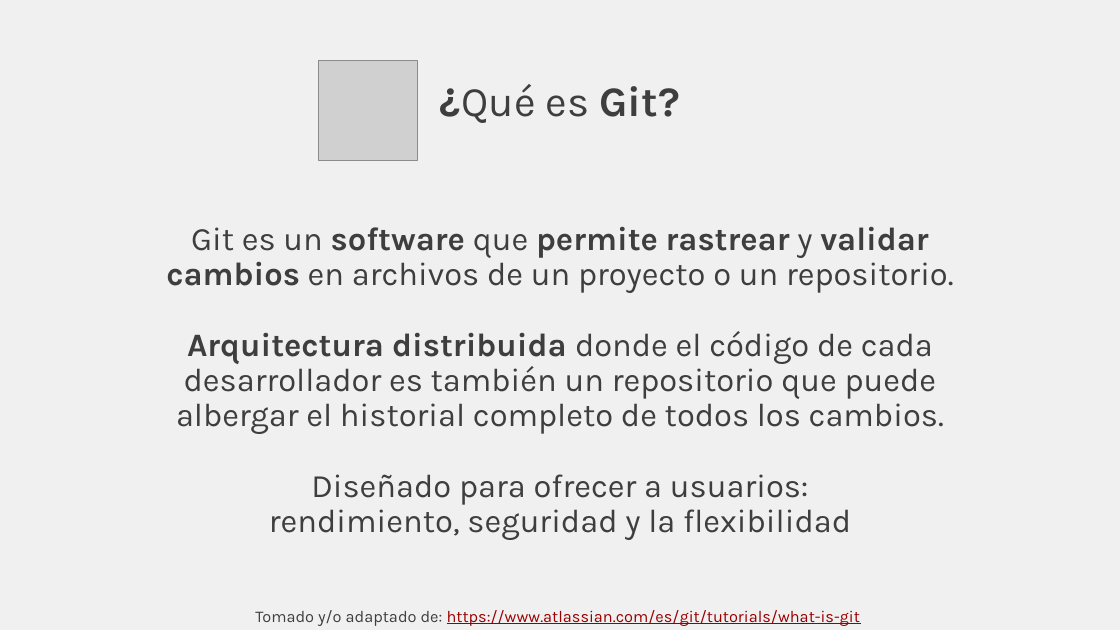
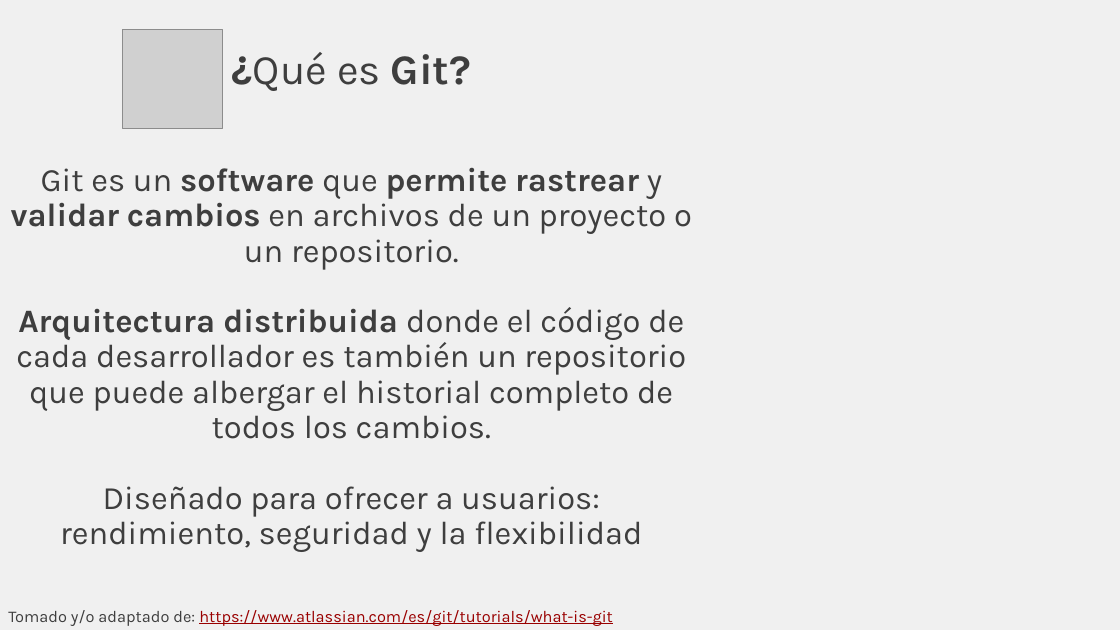
Before and after one commit to rcfdtools/R.TeachingResearchGuide, a slide deck: slide 16 of Section01/Section01.pptx. Drawn at 1120x630 pixels with LibreOffice and Linux fonts; fonts in the diff are those of the drawing; grey boxes stand for pictures. Boxes give left, top, right and bottom in pixels: in the first picture for what was removed or moved away, otherwise in the second. Text is boxed around its words. In the diff, an @@ line names an element or a change of style, - is before the commit and + after.

```diff
--- a/Section01/Section01.pptx
+++ b/Section01/Section01.pptx
@@ title "¿Qué es Git?": place and size @@
-title "¿Qué es Git?" at [440, 84, 680, 123]
+title "¿Qué es Git?" at [231, 52, 471, 91]
@@ picture: place and size @@
-picture at [318, 60, 418, 160]
+picture at [123, 29, 222, 129]
@@ text "Git es un software que ..." rewrapped from [166, 227, 954, 540] to [11, 168, 692, 552] @@
@@ text "Tomado y/o adaptado de: https://www.atlassian.com/es/git/tut ..." at [8, 610, 612, 626]: alignment centre to left @@
```
Also in this commit, not shown: 22 other slides changed, 1 slide added, 1 slide removed, 6 other files.
